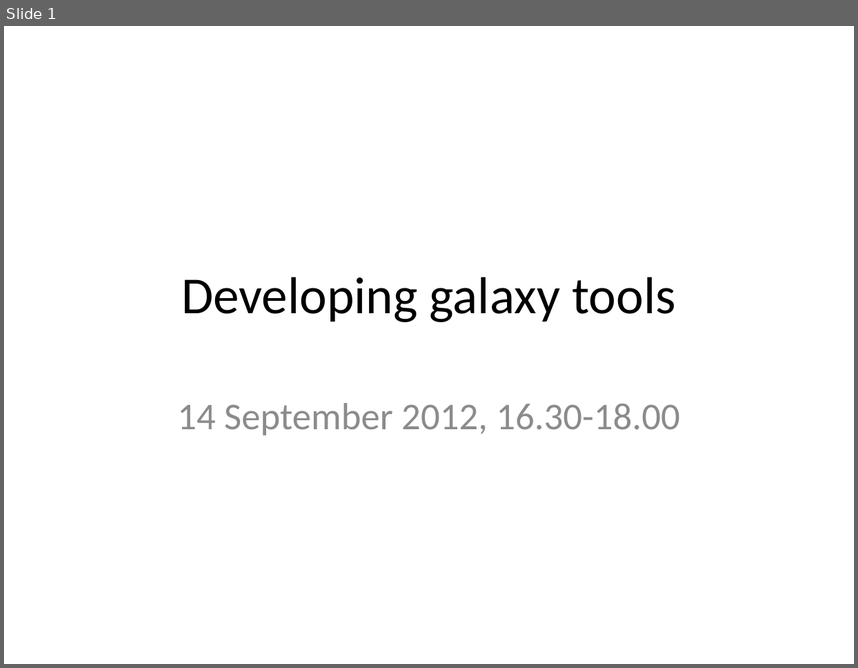
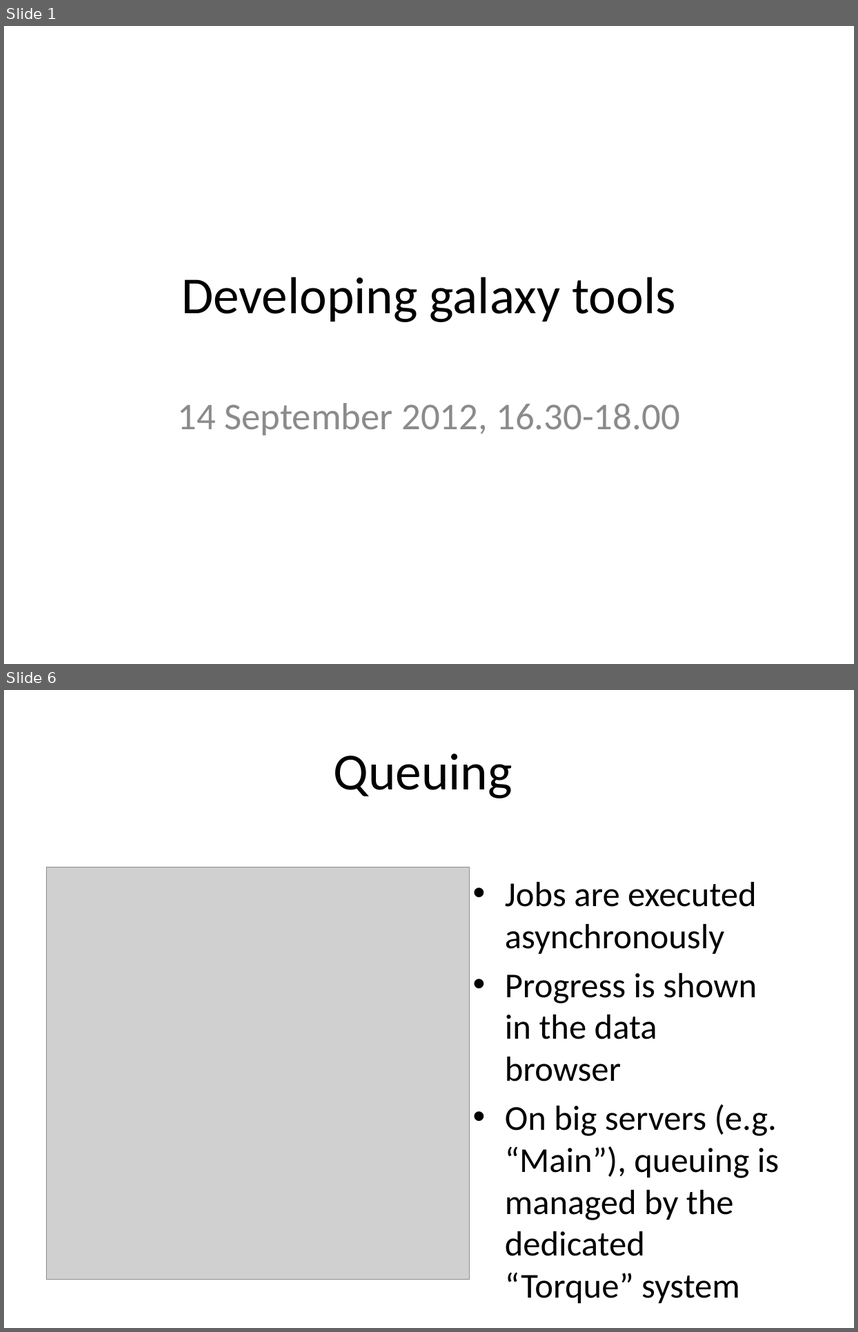
Before and after one commit to rvosa/ngs-workflows, a slide deck: doc/slides/day4/session4/DevelopingGalaxy.pptx. Shown one above the other, each under a label of ours: slide 1 before the commit, slides 1 and 6 after it; the slides between them are not shown. The pictures are 858x668 and 858x1332 pixels, drawn with LibreOffice and Linux fonts; fonts in the diff are those of the drawing; grey boxes stand for pictures. Boxes give left, top, right and bottom in pixels: in the first picture for what was removed or moved away, otherwise in the second. Text is boxed around its words. In the diff, an @@ line names an element or a change of style, - is before the commit and + after.

```diff
--- a/doc/slides/day4/session4/DevelopingGalaxy.pptx
+++ b/doc/slides/day4/session4/DevelopingGalaxy.pptx
@@ slide 6 added at [4,690,854,1328], background #FFFFFF @@
@@ title added at [334,753,513,798], 44 pt, text #000000 @@
+Queuing
@@ picture added at [47,867,470,1279] @@
@@ text added at [505,882,779,1303], 29.6 pt, text #000000 @@
+• Jobs are executed asynchronously
+• Progress is shown in the data browser
+• On big servers (e.g. “Main”), queuing is managed by the dedicated “Torque” system
```
Also in this commit, not shown: 1 slide changed, 10 other slides added, 4 slides removed.
